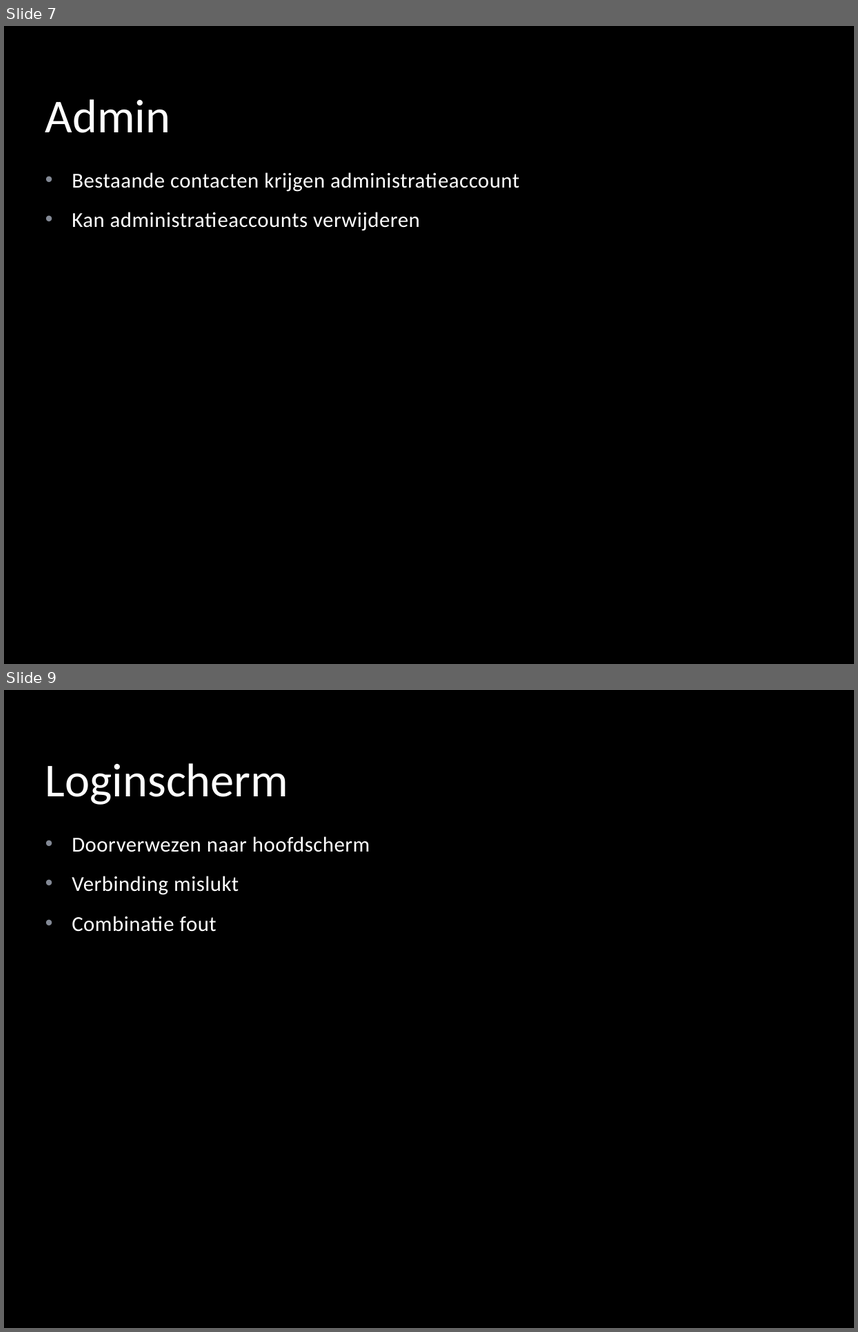
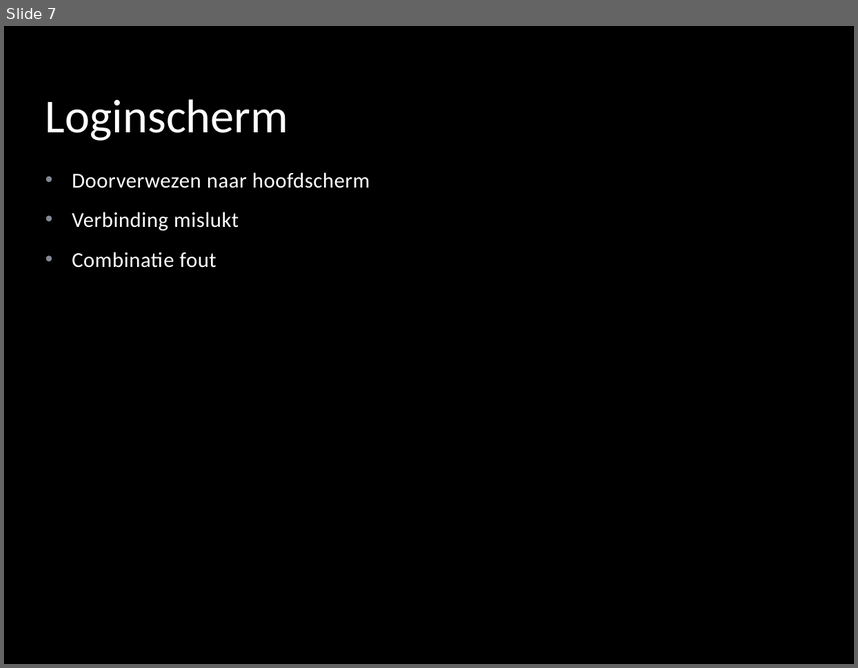
Before and after one commit to Lastje/Project_AOROCJL2, a slide deck: Documenten/Presentatie/Adresboek.pptx. Shown one above the other, each under a label of ours: slides 7 and 9 before the commit, slide 7 after it; the slides between them are not shown. The pictures are 858x1332 and 858x668 pixels, drawn with LibreOffice and Linux fonts; fonts in the diff are those of the drawing; background and template pictures are left out. Boxes give left, top, right and bottom in pixels: in the first picture for what was removed or moved away, otherwise in the second. Text is boxed around its words. In the diff, an @@ line names an element or a change of style, - is before the commit and + after.

```diff
--- a/Documenten/Presentatie/Adresboek.pptx
+++ b/Documenten/Presentatie/Adresboek.pptx
@@ slide 7 removed at box(4, 26, 854, 664), background picture (left out); not listed: 1 template element that a slide beside it also shows @@
@@ title removed at box(45, 99, 171, 133) @@
-Admin
@@ text removed at box(72, 172, 519, 231) @@
-• Bestaande contacten krijgen administratieaccount
-• Kan administratieaccounts verwijderen
@@ what was slide 9 is now slide 7 @@
```
Also in this commit, not shown: 3 slides changed, 2 slides added, 1 other slide removed, 1 other file.
